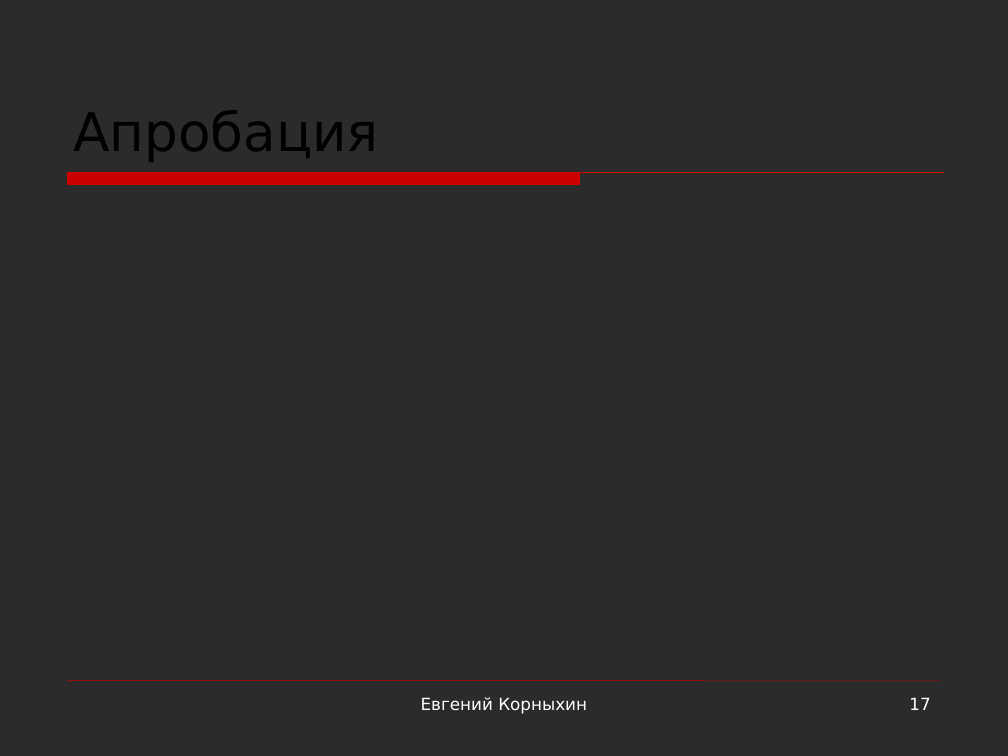
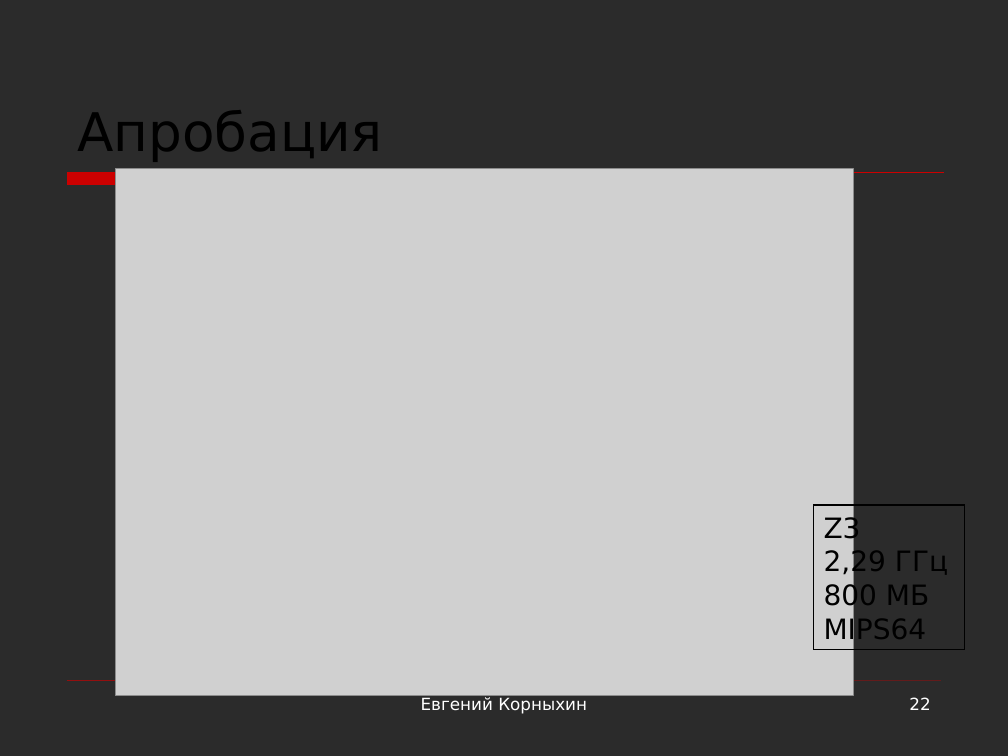
Before and after one commit to kornevgen/tesla-project, a slide deck: slide 22 of papers/THESIS/talks/Oct13 - ISP/isp-slides2.ppt (slide 17 before the commit). Drawn at 1008x756 pixels with LibreOffice and Linux fonts; fonts in the diff are those of the drawing; grey boxes stand for pictures; background and template pictures are left out; a plain dark background stands for a picture behind light text. Boxes give left, top, right and bottom in pixels: in the first picture for what was removed or moved away, otherwise in the second. Text is boxed around its words. In the diff, an @@ line names an element or a change of style, - is before the commit and + after.

```diff
--- a/papers/THESIS/talks/Oct13 - ISP/isp-slides2.ppt
+++ b/papers/THESIS/talks/Oct13 - ISP/isp-slides2.ppt
@@ title "Апробация": place and size @@
-title "Апробация" at box(73, 110, 379, 162)
+title "Апробация" at box(77, 110, 383, 162)
@@ picture added at box(115, 169, 853, 696) @@
@@ rectangle added at box(813, 505, 965, 650), outline #000000 0.74 pt, 20 pt, text #000000 @@
+Z3
+2,29 ГГц
+800 МБ
+MIPS64
@@ page number at box(909, 697, 930, 710): text changed @@
-17
+22
```
Also in this commit, not shown: 10 other slides changed, 8 slides added, 1 slide removed.
